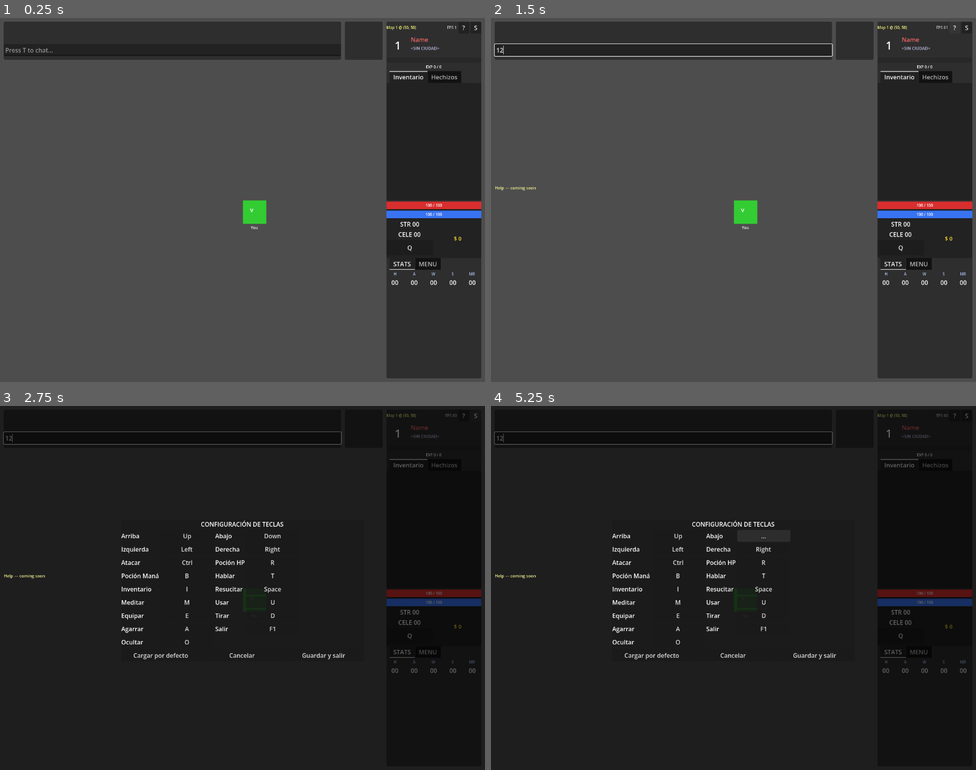
Above: before the commit, frames 1-4 (two rows, left to right).
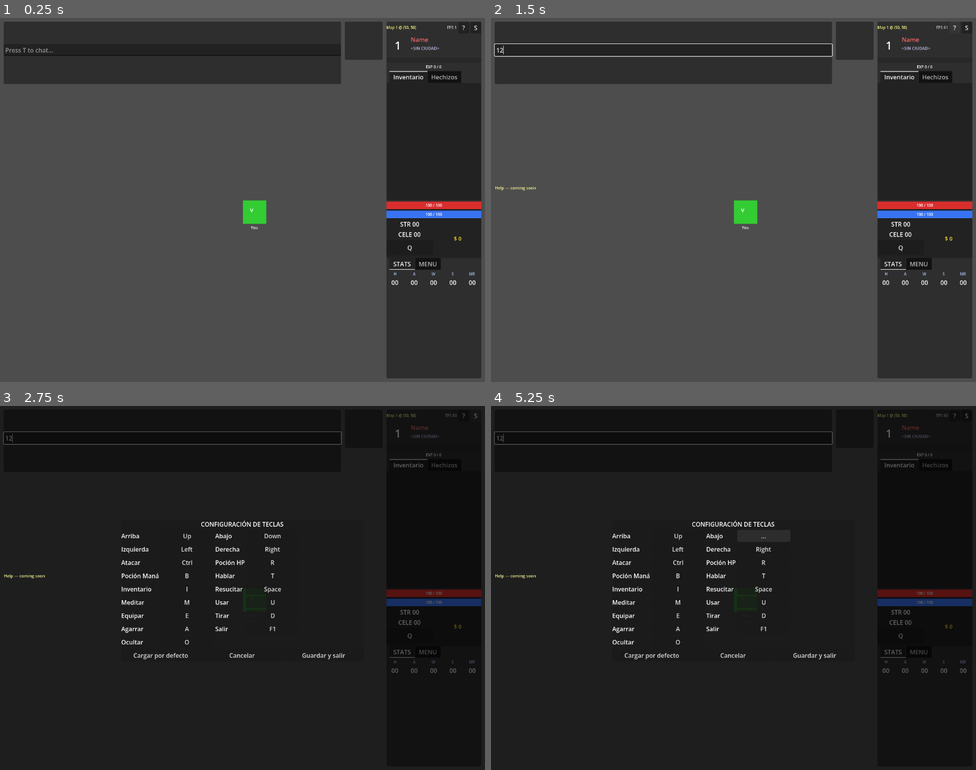
Above: after the commit, the same moments.

Repository: polito-ao/argentum-united-client
Game: Godot game, scene res://scenes/world/world.tscn
Two runs of this game, one before a commit and one after it. Both use one fixed random seed, a clock stepped at 60 frames per second and the inputs below. This scene is started directly instead of the project's main scene.
Inputs (mouse positions are in pixels of both pictures, inside the frame that each line leads up to):
- Up to frame 1 (0.25 s): no input
- Up to frame 2 (1.5 s): click (665, 50) at 0.52 s; type "12" at 0.6 s; click "?" at 1.25 s
- Up to frame 3 (2.75 s): click "S" at 2 s
- Up to frame 4 (5.25 s): click "Q" at 2.75 s; click "Up" at 3.5 s; click "..." at 4.25 s; click "Down" at 5 s

The runs differ from the first frame. In frame 1, 4.6% of the frame differs, in the area x 0-71%, y 11-19%; in frame 2, 4.6%; in frame 3, less than 0.1%; in frame 4, less than 0.1%.

Commit message:
hud: chat console +64px, camera offset follows
Per Agus's playtest at 1280x960: chat panel grew by 64px (one tile
worth of vertical) so more chat history fits without scrolling.
Bumped offset_bottom from 110 to 174 (height 100 -> 164 px). Updated
HUD_TOP_HEIGHT from 120 to 184 so the camera offset still puts the
player at the visual center of the (now slightly shorter) game area.

Net effect on game tile count: visible vertical drops from 13.1 to
12.1 tiles. Trade-off Agus accepted for chat readability.

Co-Authored-By: Claude Opus 4.7 (1M context) <noreply@anthropic.com>

Diff:
--- a/scenes/world/world.gd
+++ b/scenes/world/world.gd
@@ -30,7 +30,7 @@
 # the OPPOSITE direction so the player visually moves up-and-left into the
 # game-area center. Math is independent of viewport (1024, 1280, 1600...).
 const HUD_RIGHT_WIDTH := 260
-const HUD_TOP_HEIGHT := 120
+const HUD_TOP_HEIGHT := 184
 const CAMERA_WORLD_OFFSET := Vector2(HUD_RIGHT_WIDTH / 2.0, -HUD_TOP_HEIGHT / 2.0)
 
 var connection: ServerConnection
--- a/scenes/world/world.tscn
+++ b/scenes/world/world.tscn
@@ -69,7 +69,7 @@
 offset_left = 10.0
 offset_top = 10.0
 offset_right = -380.0
-offset_bottom = 110.0
+offset_bottom = 174.0
 
 [node name="ChatVBox" type="VBoxContainer" parent="UILayer/HUD/ChatPanel"]
 
